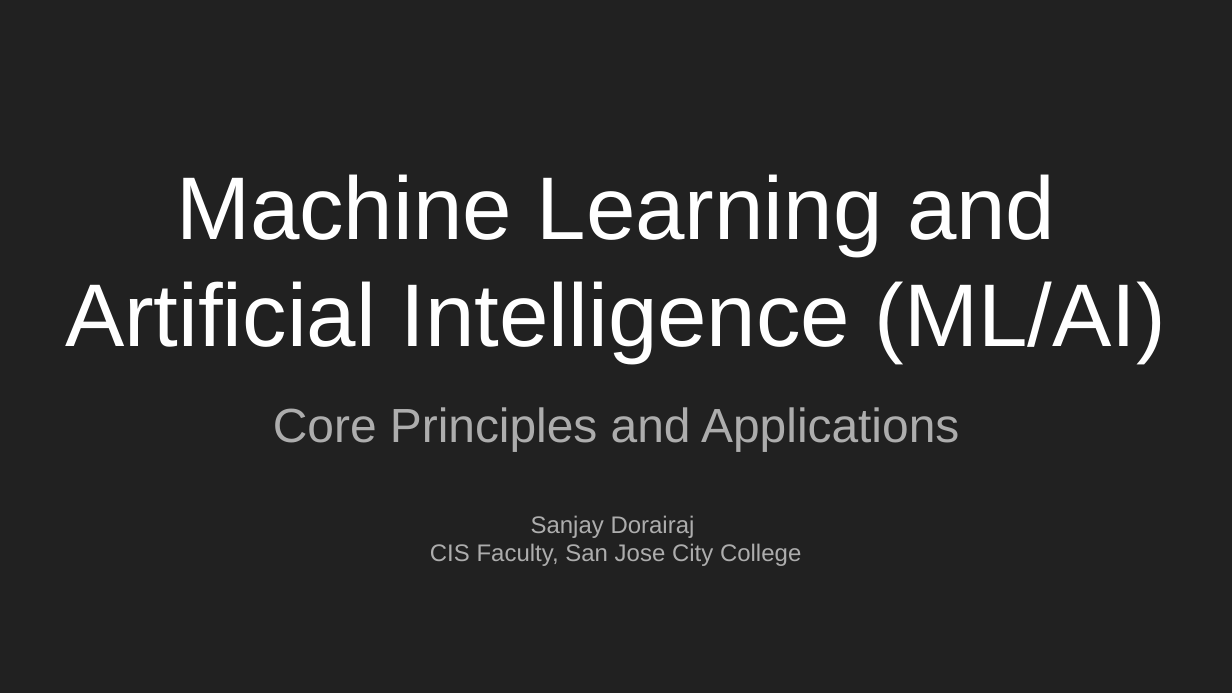
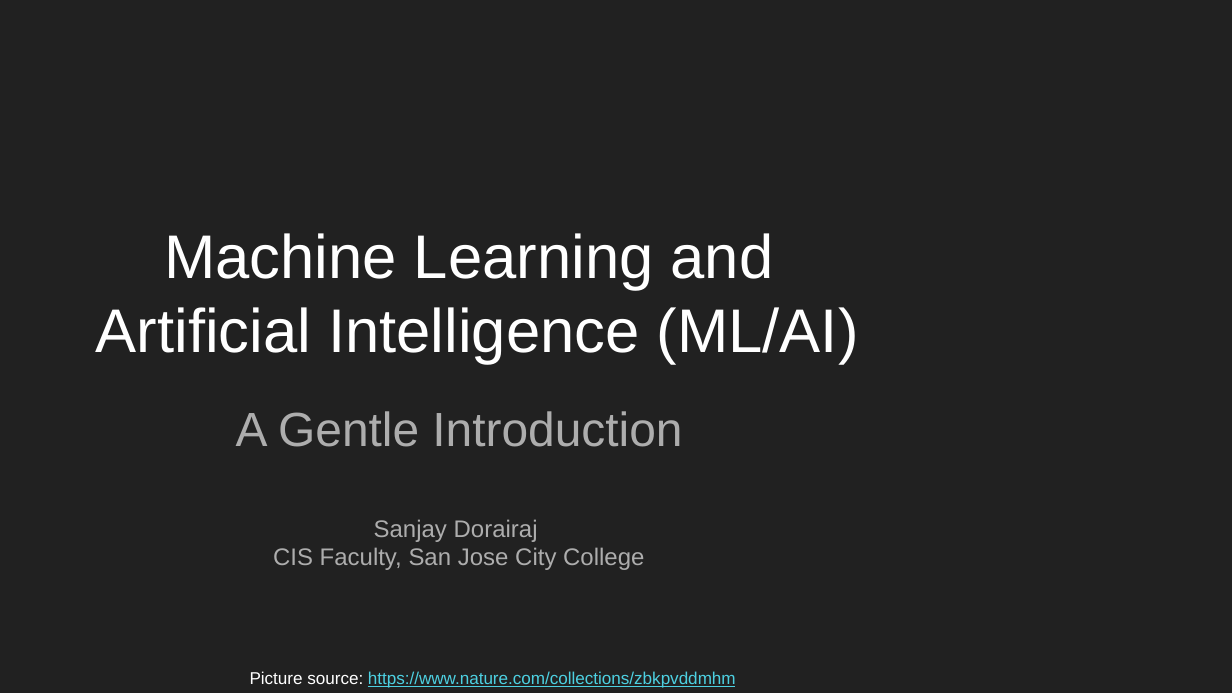
Before and after one commit to dorairajsanjay/vellore_tech_AI_ML_presentation_Feb2020, a slide deck: slide 1 of vit_ml_ai_core_principles_applications.pptx. Drawn at 1232x693 pixels with LibreOffice and Linux fonts; fonts in the diff are those of the drawing; background and template pictures are left out. Boxes give left, top, right and bottom in pixels: in the first picture for what was removed or moved away, otherwise in the second. Text is boxed around its words. In the diff, an @@ line names an element or a change of style, - is before the commit and + after.

```diff
--- a/vit_ml_ai_core_principles_applications.pptx
+++ b/vit_ml_ai_core_principles_applications.pptx
@@ title "Machine Learning and Artificial Intelligence ..." at (96,233,859,363): size 52 to 36 pt @@
@@ subtitle "A Gentle Introduction": place and size @@
-subtitle "A Gentle Introduction" at (273,407,959,566)
+subtitle "A Gentle Introduction" at (236,411,682,570)
@@ subtitle at (236,411,682,447): text changed @@
-Core Principles and Applications
+A Gentle Introduction
@@ text added at (250,671,736,688), 10 pt, text #4DD0E1, underline @@
+Picture source: https://www.nature.com/collections/zbkpvddmhm
```
Also in this commit, not shown: 6 other slides changed, 14 slides added, 4 slides removed.
